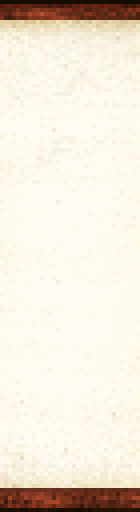
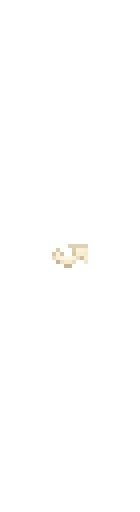
The second 140x512 image is a revision of the first. Changes to its layers:
added group "book_btn" with 6 layers above "book_mid" over [52, 244, 88, 268]
added group "book_btn_fore" with 2 layers in group "book_btn" over [52, 244, 88, 268]
added layer "book_btn_fore_rel" in group "book_btn_fore" over [52, 244, 88, 268]
hid "book_mid" over [0, 0, 140, 512]
